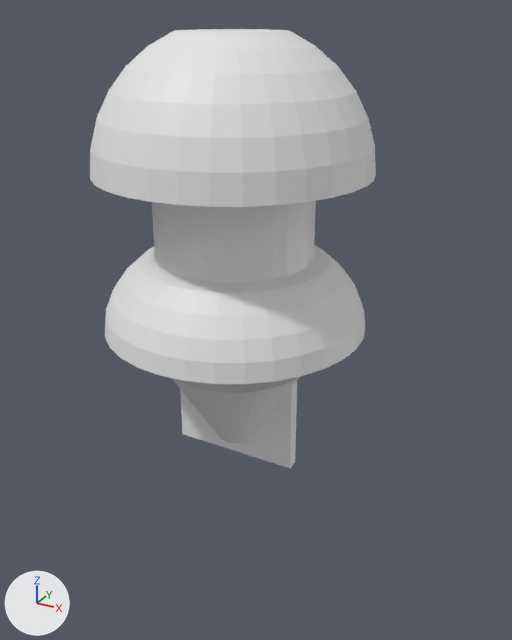
Before and after pictures for a commit that changed the Blender file Picaso/Pieza balda.blend.
The view is the same before and after, from a 50 mm lens placed at (13.3, -22.4, 5.5), pointed at (0.7, 0.4, -6.0). The lights are fixed; the arrows at lower left show +X, +Y and +Z.

Objects in the first picture: 'Agujero', 'Cilindro central', 'Esfera inferior', 'Esfera superior', 'Glande'.
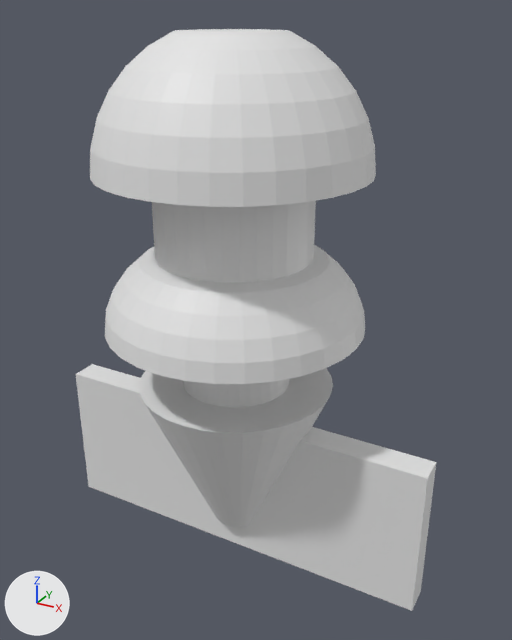
Commit message: Balda modified

Boxes [x1, y1, x2, y2] around the edits, measured in the pictures (512 x 640 px):
'Agujero', moved, rescaled
    before: [180, 381, 297, 468]
    after: [76, 364, 436, 611]
'Glande', moved, rescaled
    before: [171, 377, 300, 443]
    after: [139, 368, 333, 527]
'Encima glande', unchanged, uncovered by the edit
    after: [183, 379, 289, 408]

Diff of the bpy script that builds the scene:
```diff
--- a/Picaso/Pieza balda.blend.py
+++ b/Picaso/Pieza balda.blend.py
@@ ob_glande @@
 ob_glande = bpy.data.objects.new('Glande', me_cilindro)
-ob_glande.location = (0.0, 0.0, -8.57)
+ob_glande.location = (0.0, 0.0, -10.52)
+ob_glande.scale = (1.32, 1.32, 1.83)
 _m = ob_glande.modifiers.new('Booleana', 'BOOLEAN')
@@ ob_agujero @@
 ob_agujero = bpy.data.objects.new('Agujero', me_cubo)
-ob_agujero.location = (0.0, 0.0, -10.06)
-ob_agujero.scale = (2.68, 0.249, 1.95)
+ob_agujero.location = (0.0, 0.0, -13.5)
+ob_agujero.scale = (8.41, 0.585, 3.21)
```
